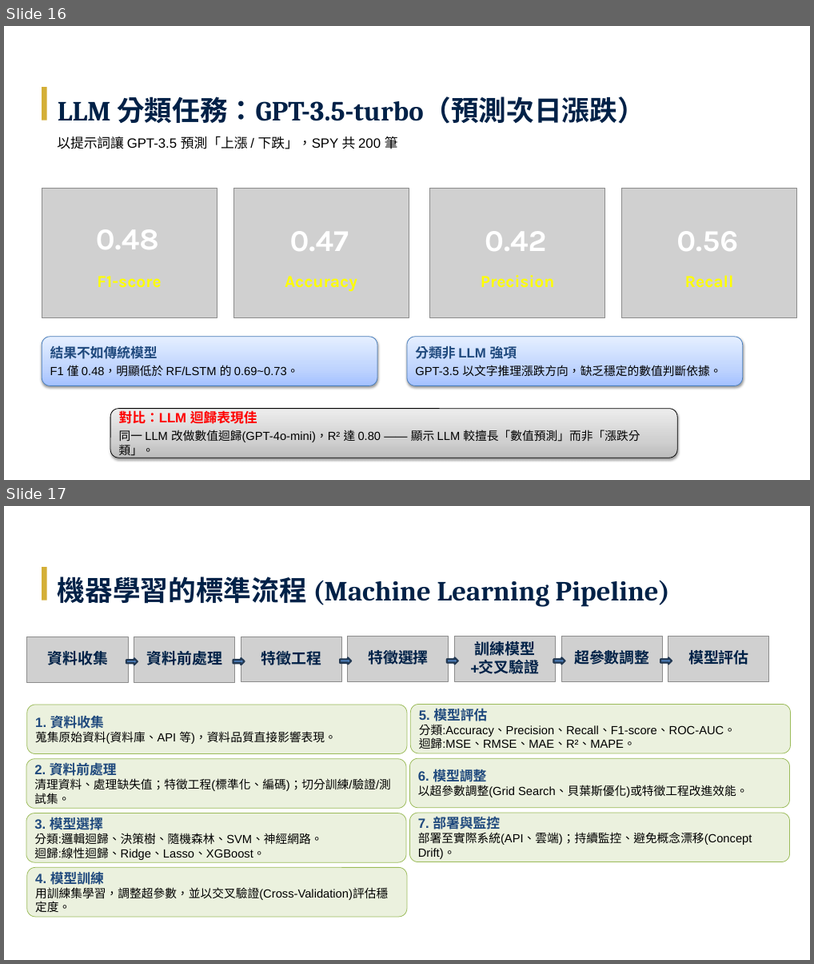
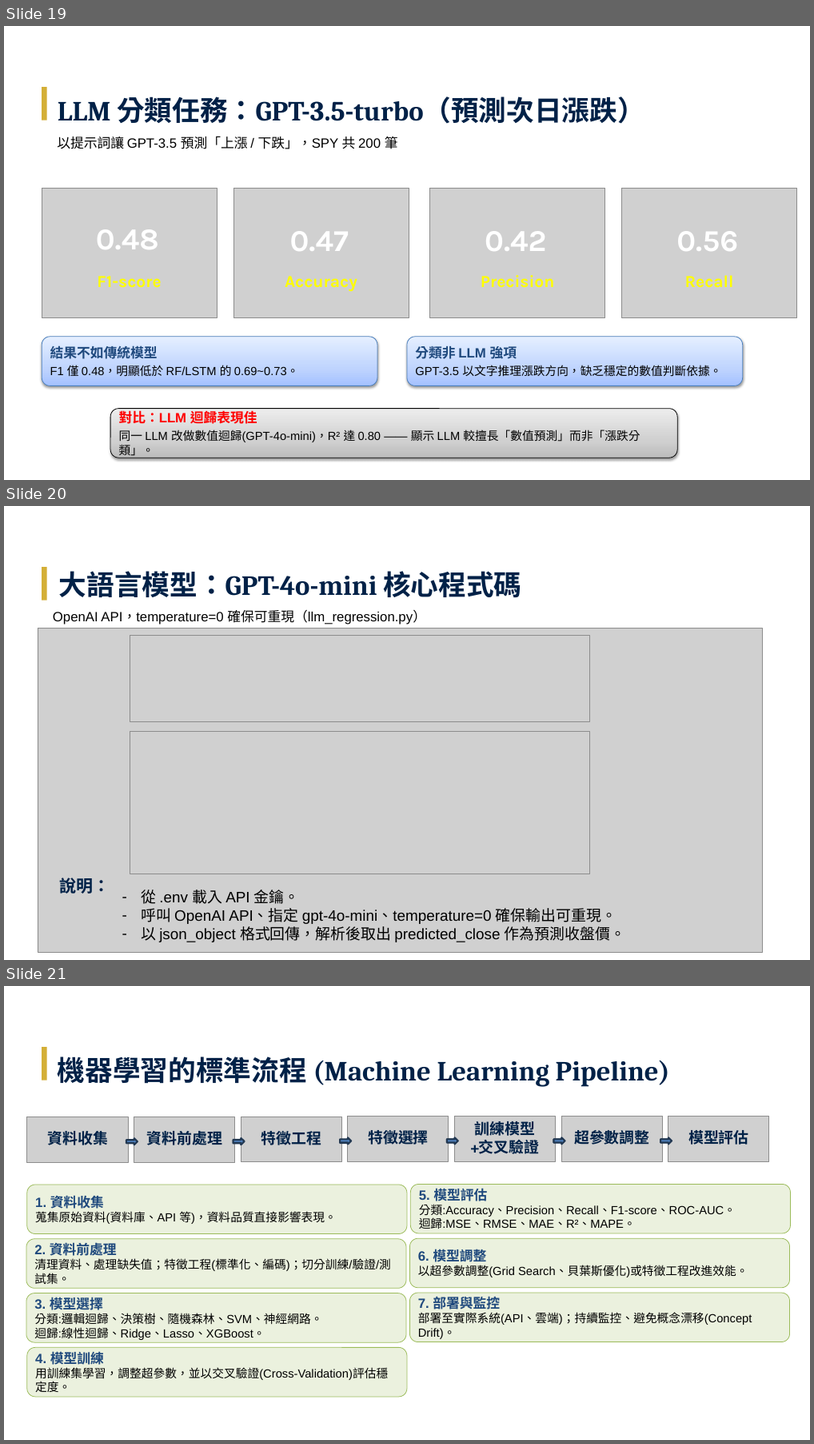
Before and after one commit to Tzu-Lin/ETF-AI-Project, a slide deck: 林子瑜-LLM_ETF_修訂五版_v20260609.pptx. Shown one above the other, each under a label of ours: slides 16 and 17 before the commit, slides 19, 20 and 21 after it. The pictures are 814x964 and 814x1444 pixels, drawn with LibreOffice and Linux fonts; fonts in the diff are those of the drawing; grey boxes stand for pictures. Boxes give left, top, right and bottom in pixels: in the first picture for what was removed or moved away, otherwise in the second. Text is boxed around its words. In the diff, an @@ line names an element or a change of style, - is before the commit and + after.

Commit message:
6/11

```diff
--- a/林子瑜-LLM_ETF_修訂五版_v20260609.pptx
+++ b/林子瑜-LLM_ETF_修訂五版_v20260609.pptx
@@ slide 20 added at (4, 506, 810, 960), background #FFFFFF @@
@@ rectangle added at (42, 567, 46, 600), fill #D4AF37 @@
@@ text added at (59, 571, 522, 598), 33 pt, text #002147, bold @@
+大語言模型：GPT-4o-mini 核心程式碼
@@ text added at (53, 610, 426, 624), 16 pt, text #000000 @@
+OpenAI API，temperature=0 確保可重現（llm_regression.py）
@@ picture added at (38, 628, 762, 952) @@
@@ picture added at (130, 635, 590, 721) @@
@@ picture added at (130, 731, 590, 873) @@
@@ text added at (60, 877, 110, 893), 20 pt, text #002147, bold @@
+說明：
@@ text added at (141, 889, 626, 942), 18 pt, text #000000 @@
+– 從 .env 載入 API 金鑰。
+– 呼叫 OpenAI API、指定 gpt-4o-mini、temperature=0 確保輸出可重現。
+– 以 json_object 格式回傳，解析後取出 predicted_close 作為預測收盤價。
@@ what was slide 16 is now slide 19 @@
@@ what was slide 17 is now slide 21 @@
```
Also in this commit, not shown: 3 other slides added.
